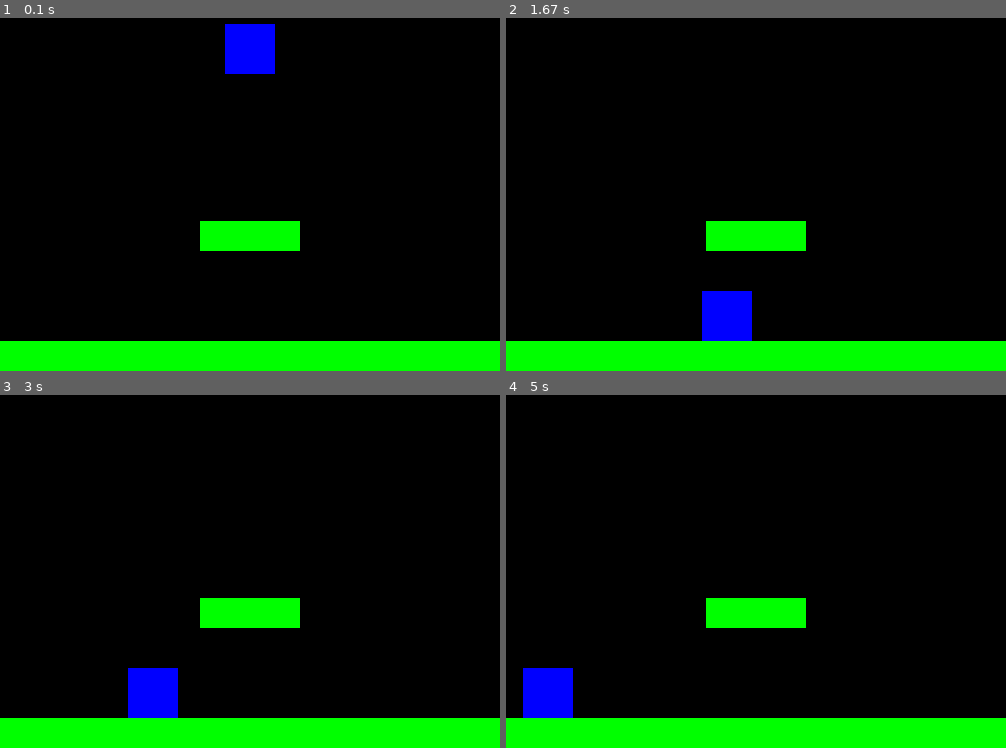
Above: before the commit, frames 1-4 (two rows, left to right).
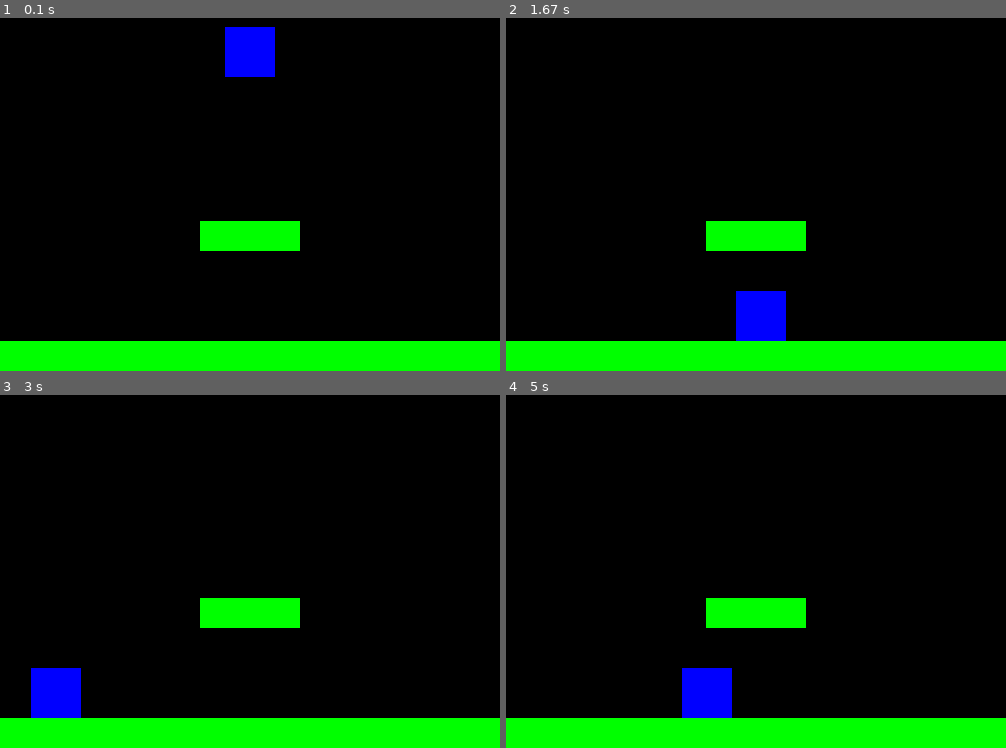
Above: after the commit, the same moments.

Repository: ProjeYonetimiDersi/Butunleme-Pygame
Game: pygame game, started from projeyonetimiButunleme/main.py
Two runs of this game, one before a commit and one after it. Both use one fixed random seed, a clock stepped at 60 frames per second and the inputs below.
Inputs:
- Up to frame 1 (0.1 s): no input
- Up to frame 2 (1.67 s): hold Space 0.33-0.8 s; hold Right 0.33-0.8 s; hold Right 0.83-1.3 s; hold Right from 1.33 s (still down)
- Up to frame 3 (3 s): release Right at 1.8 s; hold Left 1.83-2.37 s; hold Left 2.4-2.8 s; hold Right from 2.83 s (still down)
- Up to frame 4 (5 s): release Right at 3.47 s; tap Space at 3.5 s; hold Left 3.83-4.3 s; hold Right 4.33-4.8 s; hold Right from 4.83 s (still down)

The runs differ from the first frame. In frame 1, 0.2% of the frame differs, in the area x 45-55%, y 1-17%; in frame 2, 1.9%; in frame 3, 2.8%, in the area x 6-36%, y 77-92%; in frame 4, 2.8%.

Commit message:
Zıplama durumları eklendi.

Diff:
--- a/projeyonetimiButunleme/main.py
+++ b/projeyonetimiButunleme/main.py
@@ -21,7 +21,7 @@
         self.platforms.add(p2)
 
 
-        self.player = Player()
+        self.player = Player(self)
 
 
         self.all_sprites.add(self.player)
@@ -46,10 +46,17 @@
     def update(self):
         self.all_sprites.update()
 
-        carpismalar = pygame.sprite.spritecollide(self.player, self.platforms, dokill = False)
-        if carpismalar:
-            self.player.hiz.y = 0
-            self.player.rect.bottom = carpismalar[0].rect.top
+        if self.player.hiz.y > 0:
+            carpismalar = pygame.sprite.spritecollide(self.player, self.platforms, dokill = False)
+            if carpismalar:
+                self.player.hiz.y = 0
+                self.player.rect.bottom = carpismalar[0].rect.top
+
+        if self.player.hiz.y < 0:
+            carpismalar = pygame.sprite.spritecollide(self.player, self.platforms, dokill = False)
+            if carpismalar:
+                self.player.hiz.y = 0
+                self.player.rect.top = carpismalar[0].rect.bottom
 
         pygame.display.update()
 
@@ -58,6 +65,11 @@
             if event.type == pygame.QUIT:
                 sys.exit()
 
+            if event.type == pygame.KEYDOWN:
+                if event.key == pygame.K_SPACE:
+                    self.player.zipla()
+
+
 game = Game()
 
 while game.running:
--- a/projeyonetimiButunleme/sprites.py
+++ b/projeyonetimiButunleme/sprites.py
@@ -4,14 +4,22 @@
 vector = pygame.math.Vector2
 
 class Player(pygame.sprite.Sprite):
-    def __init__(self):
+    def __init__(self, oyun):
         super().__init__()
+        self.oyun = oyun
         self.image = pygame.Surface((50, 50))
         self.image.fill((0, 0, 255))
         self.rect = self.image.get_rect()
         self.rect.center = (WIDTH/2, HEIGHT/2)
         self.hiz = vector(0, 0)
-        self.ivme = vector(0, 0.3)
+        self.ivme = vector(0, 0.5)
+
+    def zipla(self):
+        self.rect.y += 1
+        temasVarmi = pygame.sprite.spritecollide(self, self.oyun.platforms, False)
+        if temasVarmi:
+            self.hiz.y -= 15
+
 
     def update(self, *args):
         keys = pygame.key.get_pressed()
@@ -19,13 +27,13 @@
         if keys[pygame.K_RIGHT] or keys[pygame.K_LEFT]:
             if keys[pygame.K_RIGHT]:
                 if self.hiz.x < 7:
-                    self.ivme.x = 0.3
+                    self.ivme.x = 0.5
                 else:
                     self.ivme.x = 0
 
             if keys[pygame.K_LEFT]:
                 if self.hiz.x > -7:
-                    self.ivme.x = -0.3
+                    self.ivme.x = -0.5
                 else:
                     self.ivme.x = 0
 
@@ -33,9 +41,9 @@
 
         else:
             if self.hiz.x > 0:
-                self.hiz.x -= 0.3
+                self.hiz.x -= 0.5
             if self.hiz.x < 0:
-                self.hiz.x += 0.3
+                self.hiz.x += 0.5
 
         self.hiz.y += self.ivme.y
 
